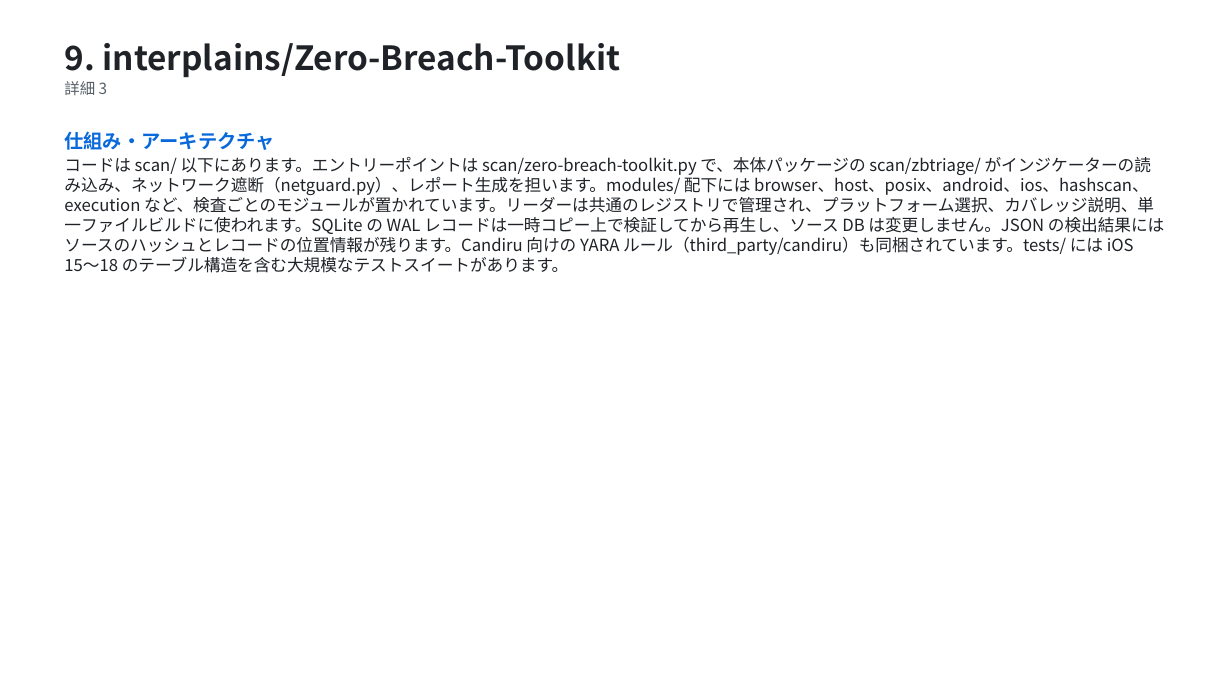
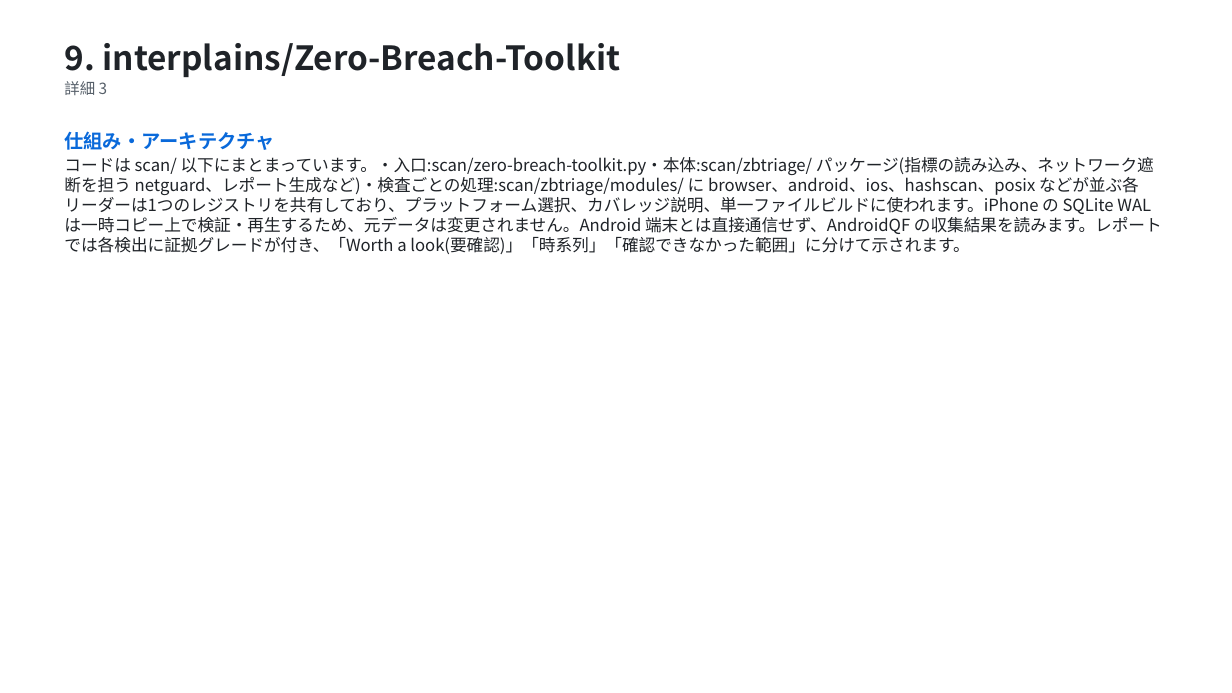
Before and after one commit to HORI-PNG/github_trend_checker, a slide deck: slide 66 of reports/2026-10-30/report.pptx (slide 69 before the commit). Drawn at 1232x693 pixels with LibreOffice and Linux fonts; fonts in the diff are those of the drawing. Boxes give left, top, right and bottom in pixels: in the first picture for what was removed or moved away, otherwise in the second. Text is boxed around its words. In the diff, an @@ line names an element or a change of style, - is before the commit and + after.

```diff
--- a/reports/2026-10-30/report.pptx
+++ b/reports/2026-10-30/report.pptx
@@ text at bbox=[64, 157, 1162, 254]: text changed @@
-コードは scan/ 以下にあります。エントリーポイントは scan/zero-breach-toolkit.py で、本体パッケージの scan/zbtriage/ がインジケーターの読み込み、ネットワーク遮断（netguard.py）、レポート生成を担います。modules/ 配下には browser、host、posix、android、ios、hashscan、execution など、検査ごとのモジュールが置かれています。リーダーは共通のレジストリで管理され、プラットフォーム選択、カバレッジ説明、単一ファイルビルドに使われます。SQLite の WAL レコードは一時コピー上で検証してから再生し、ソース DB は変更しません。JSON の検出結果にはソースのハッシュとレコードの位置情報が残ります。Candiru 向けの YARA ルール（third_party/candiru）も同梱されています。tests/ には iOS 15〜18 のテーブル構造を含む大規模なテストスイートがあります。
+コードは scan/ 以下にまとまっています。・入口:scan/zero-breach-toolkit.py・本体:scan/zbtriage/ パッケージ(指標の読み込み、ネットワーク遮断を担う netguard、レポート生成など)・検査ごとの処理:scan/zbtriage/modules/ に browser、android、ios、hashscan、posix などが並ぶ各リーダーは1つのレジストリを共有しており、プラットフォーム選択、カバレッジ説明、単一ファイルビルドに使われます。iPhone の SQLite WAL は一時コピー上で検証・再生するため、元データは変更されません。Android 端末とは直接通信せず、AndroidQF の収集結果を読みます。レポートでは各検出に証拠グレードが付き、「Worth a look(要確認)」「時系列」「確認できなかった範囲」に分けて示されます。
```
Also in this commit, not shown: 76 other slides changed, 1 slide added, 4 slides removed, 3 other files.
